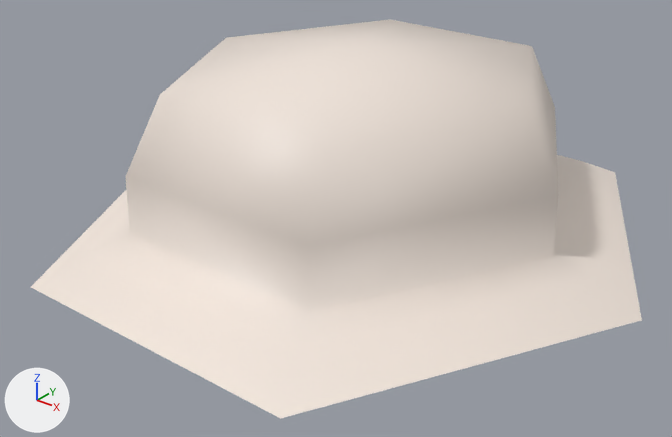
Renders of the glTF model assets/acc.hat-sun-hat/model.lod1.glb from each side of a commit.
Both versions are drawn from a camera (50 mm lens) standing at (0.632, -0.863, 0.699) and looking at (-0.016, -0.053, 0.197). The lights are fixed; the arrows at lower left show +X, +Y and +Z. The older version comes first. Where no turn or scale is listed for an object, it has been applied to the vertices.

In view in the first picture: 'body'.
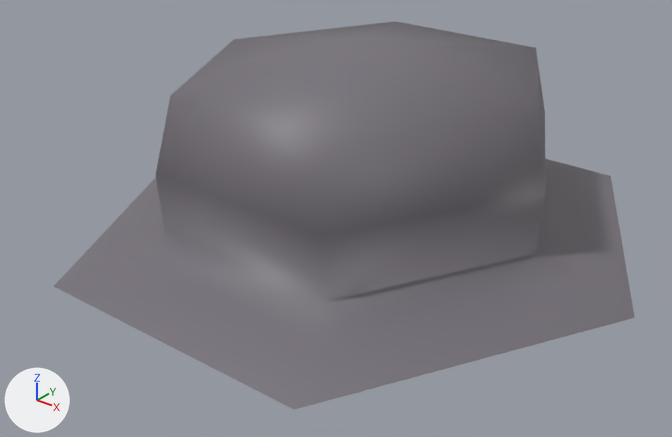
Pixel boxes [x1, y1, x2, y2] of what changed, in the pictures (672 x 437 px):
'body', recoloured, reshaped (darker): before [31, 19, 642, 419]; after [54, 21, 635, 410]

The change, as a list of edits to the scene's bpy script:
```text
Add mat_pal_pants:
    mat_pal_pants = bpy.data.materials.new('pal_pants')
    # nodes: BsdfPrincipled, Mix, OutputMaterial, VertexColor
    # colours: grey #77727a, mixed with the vertex colours
Change me_body:
    used by ob_body; location = (0.0, 0.0, 0.0)
    remove me_body.from_pydata(...)  # 31 vertices, 54 faces; spans x -0.398..0.358, y -0.364..0.364, z 0.17..0.407
    remove me_body.materials.append(mat_pal_picketwhite)
    add me_body.from_pydata(...)  # 31 vertices, 54 faces; spans x -0.37..0.35, y -0.346..0.346, z 0.17..0.407
    me_body part 1: 31 of 31 vertices moved; they spanned x -0.398..0.358, y -0.364..0.364, z 0.17..0.407 and now span x -0.37..0.35, y -0.346..0.346, z 0.17..0.407; mean shift (0.01, 0.0, -0.002)
    add me_body.materials.append(mat_pal_pants)
```
